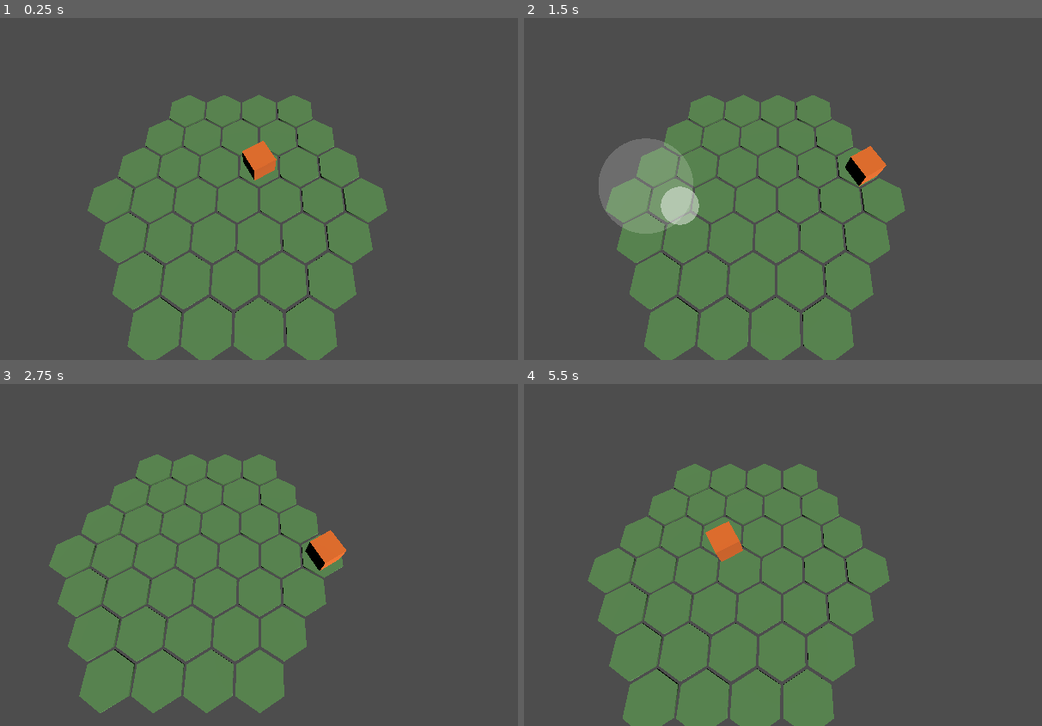
Above: before the commit, frames 1-4 (two rows, left to right).
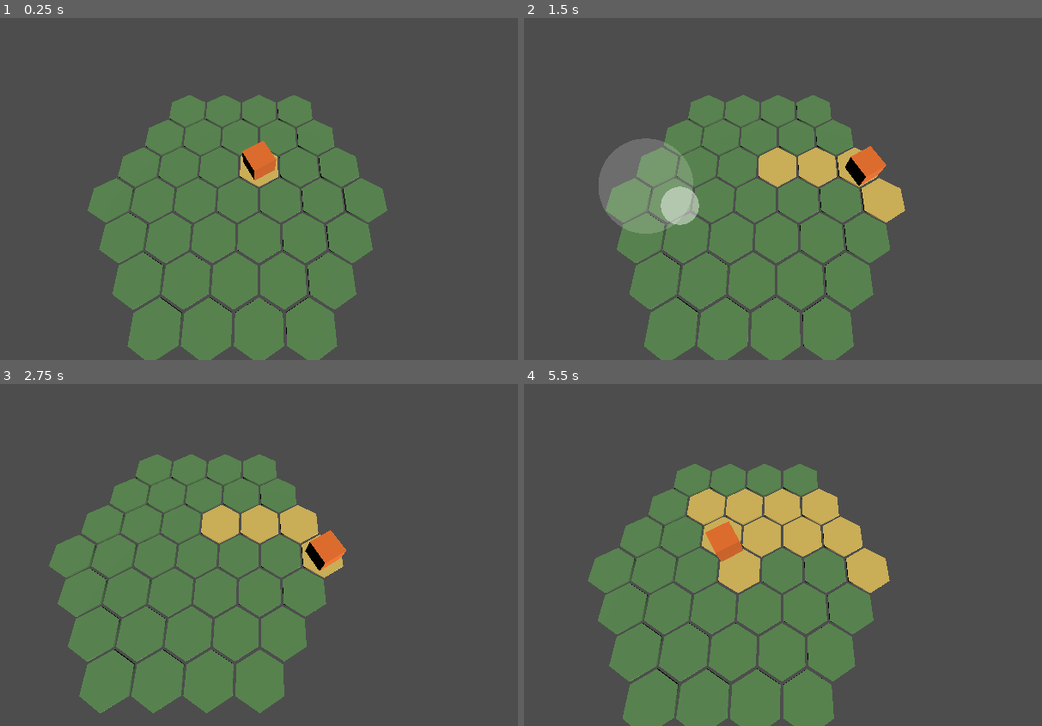
Above: after the commit, the same moments.

Repository: Coarisfinia/khovax
Game: Godot game, scene res://game/main.tscn
The game is run twice, just before and just after one commit, with the same random seed, the same clock (stepped at 60 frames per second) and the same inputs.
Inputs (mouse positions are in pixels of both pictures, inside the frame that each line leads up to):
- Up to frame 1 (0.25 s): no input
- Up to frame 2 (1.5 s): tap Enter at 0.5 s; move the mouse to (933, 147) at 0.52 s; hold D (move_right) 0.53-1.25 s; click (933, 147) at 0.67 s; drag from (643, 185) to (746, 243) at 1.27 s
- Up to frame 3 (2.75 s): move the mouse to (326, 448) at 2.02 s; hold D (move_right) from 2.03 s (still down)
- Up to frame 4 (5.5 s): release D (move_right) at 2.75 s; drag from (746, 609) to (575, 476) at 2.77 s; move the mouse to (990, 592) at 3.52 s; hold A (move_left) 3.53-4.25 s; drag from (575, 476) to (679, 435) at 4.27 s; move the mouse to (819, 534) at 5.02 s; hold S (move_down) from 5.03 s (still down); click (819, 534) at 5.17 s

The runs differ from the first frame. In frame 1, 0.2% of the frame differs, in the area x 46-54%, y 39-50%; in frame 2, 2.3%; in frame 3, 2.1%; in frame 4, 5.9%, in the area x 31-71%, y 30-62%.

Commit message:
The trail: tiles change color once the player has moved over them
The trail is simulation state: GameState.trail, a set of integer tiles
with the start tile and every tile the player moves onto, in the state hash
(sorted, so the walking order doesn't matter). Walking over it again
changes nothing yet. HexGrid colors trail tiles per MultiMesh instance and
keeps its own copy of the colors for headless tests. The movement flow
checks after every leg that the trail is exactly the tiles walked and that
the grid shows those, and only those, in the trail color; the replay flow
checks the trail rules and that the hash covers the trail.

AGENTS.md: the worktree layout (main/, assets/, one worktree per branch).

Closes #18

Co-Authored-By: Claude Opus 5.5 <noreply@anthropic.com>

Diff:
--- a/sim/game_state.gd
+++ b/sim/game_state.gd
@@ -11,6 +11,8 @@
 var move_from: Vector2i = Vector2i.ZERO
 ## Ticks until the player's current move arrives; 0 when standing on `player_tile`.
 var move_ticks_left: int = 0
+## Every tile the player has stood on or moved onto, as a set: the trail that rings are drawn with.
+var trail: Dictionary[Vector2i, bool] = {}
 
 
 func _init(radius: int, start: Vector2i, seed_value: int) -> void:
@@ -18,6 +20,7 @@
 	player_tile = start
 	move_from = start
 	rng_seed = seed_value
+	trail[start] = true
 
 
 func has_tile(tile: Vector2i) -> bool:
@@ -26,6 +29,14 @@
 
 func is_moving() -> bool:
 	return move_ticks_left > 0
+
+
+## The trail's tiles, sorted, so their order never depends on how the trail was walked.
+func trail_tiles() -> Array[Vector2i]:
+	var tiles: Array[Vector2i] = []
+	tiles.assign(trail.keys())
+	tiles.sort()
+	return tiles
 
 
 ## A fingerprint of the whole state, the same on every platform: two runs from the same start
@@ -41,7 +52,11 @@
 		move_from.x,
 		move_from.y,
 		move_ticks_left,
+		trail.size(),
 	]
+	for tile: Vector2i in trail_tiles():
+		values.append(tile.x)
+		values.append(tile.y)
 	var result: int = 2_166_136_261
 	for value: int in values:
 		result = _mix(result, value & 0xffff_ffff)
--- a/sim/simulation.gd
+++ b/sim/simulation.gd
@@ -31,3 +31,4 @@
 	state.move_from = state.player_tile
 	state.player_tile = next
 	state.move_ticks_left = MOVE_TICKS
+	state.trail[next] = true
--- a/tests/e2e/test_movement_flow.gd
+++ b/tests/e2e/test_movement_flow.gd
@@ -32,6 +32,8 @@
 var _cube: PlayerView
 var _driver: GameDriver
 var _grid: HexGrid
+## Every tile the player has stood on in this flow: the start tile and every tile walked onto.
+var _walked: Dictionary[Vector2i, bool] = {}
 var _stick: TouchStick
 
 
@@ -57,6 +59,8 @@
 	# Stepped by hand from here on.
 	_driver.set_process(false)
 	_cube.set_process(false)
+	_grid.set_process(false)
+	_walked = { _tile(): true }
 
 	var result: String = _check_bindings()
 	if result.is_empty():
@@ -210,6 +214,27 @@
 		return "visited %s, expected %s" % [visited, expected]
 	if not _cube.position.is_equal_approx(_cube.tile_position()):
 		return "the cube didn't come to rest on its tile"
+	for tile: Vector2i in visited:
+		_walked[tile] = true
+	return _check_trail()
+
+
+## The trail is exactly the start tile and every tile walked onto so far, and the grid shows those
+## tiles, and only those, in the trail color.
+func _check_trail() -> String:
+	var expected: Array[Vector2i] = []
+	expected.assign(_walked.keys())
+	expected.sort()
+	if _driver.state.trail_tiles() != expected:
+		return "the trail is %s, expected %s" % [_driver.state.trail_tiles(), expected]
+	_grid.show_state()
+	for tile: Vector2i in Hex.disc(_driver.state.grid_radius):
+		var color: Color = _grid.trail_color if _walked.has(tile) else _grid.tile_color
+		if _grid.tile_color_of(tile) != color:
+			return "tile %s isn't drawn in the %s color" % [
+				tile,
+				"trail" if _walked.has(tile) else "tile",
+			]
 	return ""
 
 
--- a/tests/e2e/test_replay_flow.gd
+++ b/tests/e2e/test_replay_flow.gd
@@ -17,6 +17,7 @@
 		_check_same_commands_same_state,
 		_check_hash_sees_changes,
 		_check_hash_covers_fields,
+		_check_trail,
 	]
 	for step: Callable in steps:
 		var result: String = step.call()
@@ -98,6 +99,7 @@
 		"move_from.x": func(state: GameState) -> void: state.move_from.x += 1,
 		"move_from.y": func(state: GameState) -> void: state.move_from.y += 1,
 		"move_ticks_left": func(state: GameState) -> void: state.move_ticks_left += 1,
+		"trail": func(state: GameState) -> void: state.trail[Vector2i.ZERO] = true,
 	}
 	for field: String in changes:
 		var state: GameState = _fresh_state()
@@ -105,6 +107,44 @@
 		if state.state_hash() == base:
 			return "changing %s didn't change the state hash" % field
 	return ""
+
+
+## The trail starts with the start tile, gains every tile moved onto, and walking back over it
+## changes nothing. Its hash doesn't depend on the order it was walked in.
+func _check_trail() -> String:
+	var state: GameState = _fresh_state()
+	var only_start: Array[Vector2i] = [START]
+	if state.trail_tiles() != only_start:
+		return "a new state's trail is %s, not just the start tile" % [state.trail_tiles()]
+	var east: Vector2i = Hex.DIRECTIONS[EAST]
+	_walk(state, EAST, 2)
+	var after_two: Array[Vector2i] = [START, START + east, START + 2 * east]
+	after_two.sort()
+	if state.trail_tiles() != after_two:
+		return "after two moves the trail is %s, expected %s" % [state.trail_tiles(), after_two]
+	_walk(state, (EAST + 3) % Hex.DIRECTIONS.size(), 1)
+	if state.trail_tiles() != after_two:
+		return "walking back over the trail changed it to %s" % [state.trail_tiles()]
+	var reordered: GameState = _fresh_state()
+	reordered.trail = {}
+	var shuffled: Array[Vector2i] = [START + 2 * east, START, START + east]
+	for tile: Vector2i in shuffled:
+		reordered.trail[tile] = true
+	var ordered: GameState = _fresh_state()
+	ordered.trail = {}
+	for tile: Vector2i in after_two:
+		ordered.trail[tile] = true
+	if reordered.state_hash() != ordered.state_hash():
+		return "the same trail walked in a different order hashes differently"
+	return ""
+
+
+## Moves `moves` tiles in one direction, waiting for each move to arrive.
+func _walk(state: GameState, direction: int, moves: int) -> void:
+	for _move: int in moves:
+		Simulation.step(state, _commands(direction))
+		while state.is_moving():
+			Simulation.step(state, _commands(Command.NO_MOVE))
 
 
 func _fresh_state() -> GameState:
--- a/view/hex_grid.gd
+++ b/view/hex_grid.gd
@@ -1,4 +1,5 @@
-## A flat hex grid of `radius` rings around the origin, one hexagonal tile per cell.
+## A flat hex grid of `radius` rings around the origin, one hexagonal tile per cell. Tiles on the
+## simulation's trail show in the trail color.
 ## A tool script, so the grid also shows in the editor.
 ##
 ## All tiles are instances of one MultiMesh: one draw call, and nothing per tile in the scene tree.
@@ -12,29 +13,36 @@
 ## Tiles are drawn slightly smaller than their cell, so the gaps read as grid lines.
 const TILE_SCALE: float = 0.94
 const TILES_NODE: String = "Tiles"
+const NO_TRAIL: Dictionary[Vector2i, bool] = {}
 
 @export_range(0, 12) var radius: int = 3:
 	set(value):
 		radius = value
 		if is_node_ready():
 			_build()
-## The grid shows the size of this driver's simulation; without one (e.g. in the editor), `radius`.
+## The grid shows the size and the trail of this driver's simulation; without one (e.g. in the
+## editor), `radius` and no trail.
 @export var driver: GameDriver
 @export var tile_color: Color = Color(0.36, 0.55, 0.32):
 	set(value):
 		tile_color = value
-		_material.albedo_color = value
+		if is_node_ready():
+			_show_trail(NO_TRAIL)
+@export var trail_color: Color = Color(0.86, 0.74, 0.36)
 
 var _material: StandardMaterial3D = StandardMaterial3D.new()
 var _mesh: CylinderMesh = CylinderMesh.new()
 var _tiles: MultiMeshInstance3D = MultiMeshInstance3D.new()
-## Each tile's transform, as given to the MultiMesh. Kept here because a MultiMesh can't be read
-## back under the headless dummy renderer.
+## Each tile's MultiMesh instance, transform and color, as given to the MultiMesh. Kept here
+## because a MultiMesh can't be read back under the headless dummy renderer.
+var _index: Dictionary[Vector2i, int] = {}
 var _transforms: Dictionary[Vector2i, Transform3D] = {}
+var _colors: Dictionary[Vector2i, Color] = {}
 
 
 func _ready() -> void:
-	_material.albedo_color = tile_color
+	# Each tile's color comes from its MultiMesh instance.
+	_material.vertex_color_use_as_albedo = true
 	# A cylinder with six segments is a hexagonal prism, already pointy-top like Hex.
 	_mesh.radial_segments = 6
 	_mesh.rings = 1
@@ -45,6 +53,7 @@
 	_tiles.name = TILES_NODE
 	_tiles.multimesh = MultiMesh.new()
 	_tiles.multimesh.transform_format = MultiMesh.TRANSFORM_3D
+	_tiles.multimesh.use_colors = true
 	_tiles.multimesh.mesh = _mesh
 	add_child(_tiles)
 	# Only now, with the MultiMesh in place: the node already counts as ready during _ready, so the
@@ -55,8 +64,19 @@
 		_build()
 
 
+func _process(_delta: float) -> void:
+	if not Engine.is_editor_hint():
+		show_state()
+
+
+## Colors the tiles from the current state. Called every frame; tests call it after stepping.
+func show_state() -> void:
+	if driver != null and driver.state != null:
+		_show_trail(driver.state.trail)
+
+
 func has_tile(tile: Vector2i) -> bool:
-	return _transforms.has(tile)
+	return _index.has(tile)
 
 
 func tile_count() -> int:
@@ -68,16 +88,36 @@
 	return _transforms.get(tile, Transform3D.IDENTITY)
 
 
+## The color the tile is drawn in; transparent black when the tile isn't on the grid.
+func tile_color_of(tile: Vector2i) -> Color:
+	return _colors.get(tile, Color(0.0, 0.0, 0.0, 0.0))
+
+
 func tile_mesh() -> CylinderMesh:
 	return _mesh
 
 
 func _build() -> void:
 	var tiles: Array[Vector2i] = Hex.disc(radius)
+	_index.clear()
 	_transforms.clear()
+	_colors.clear()
 	_tiles.multimesh.instance_count = tiles.size()
 	for i: int in tiles.size():
 		var tile: Vector2i = tiles[i]
 		var center: Vector3 = HexLayout.to_world(tile) + Vector3(0.0, TILE_HEIGHT / 2.0, 0.0)
+		_index[tile] = i
 		_transforms[tile] = Transform3D(Basis.IDENTITY, center)
 		_tiles.multimesh.set_instance_transform(i, _transforms[tile])
+	_show_trail(NO_TRAIL)
+	show_state()
+
+
+## Gives every tile its color: the trail color on the trail, the tile color elsewhere. Only tiles
+## whose color changes are sent to the MultiMesh.
+func _show_trail(trail: Dictionary[Vector2i, bool]) -> void:
+	for tile: Vector2i in _index:
+		var color: Color = trail_color if trail.has(tile) else tile_color
+		if _colors.get(tile, Color(0.0, 0.0, 0.0, 0.0)) != color:
+			_colors[tile] = color
+			_tiles.multimesh.set_instance_color(_index[tile], color)
Not shown, changed: AGENTS.md
